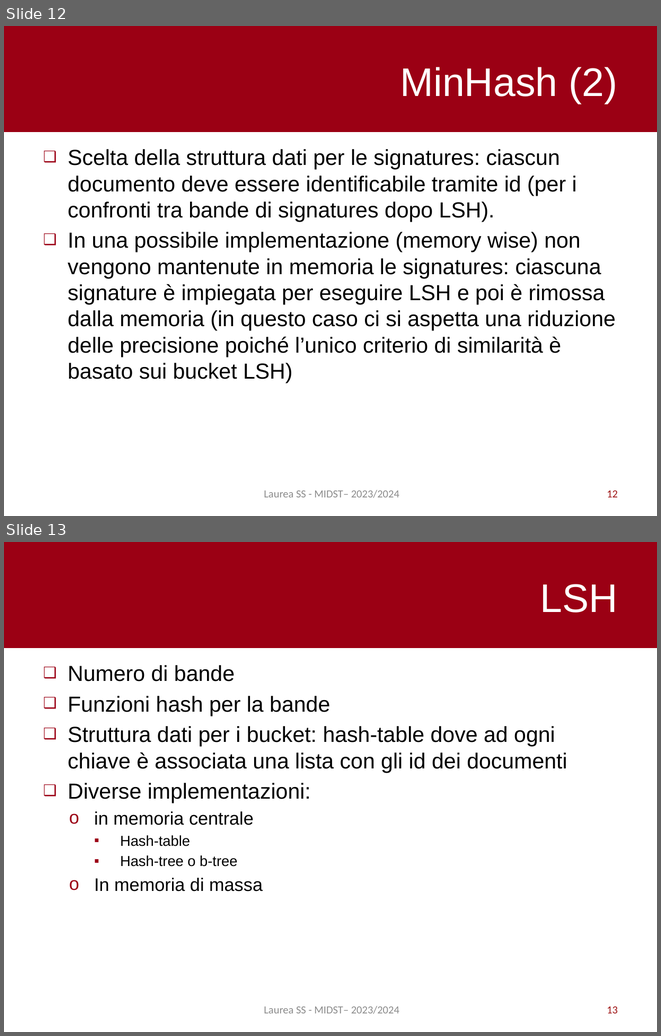
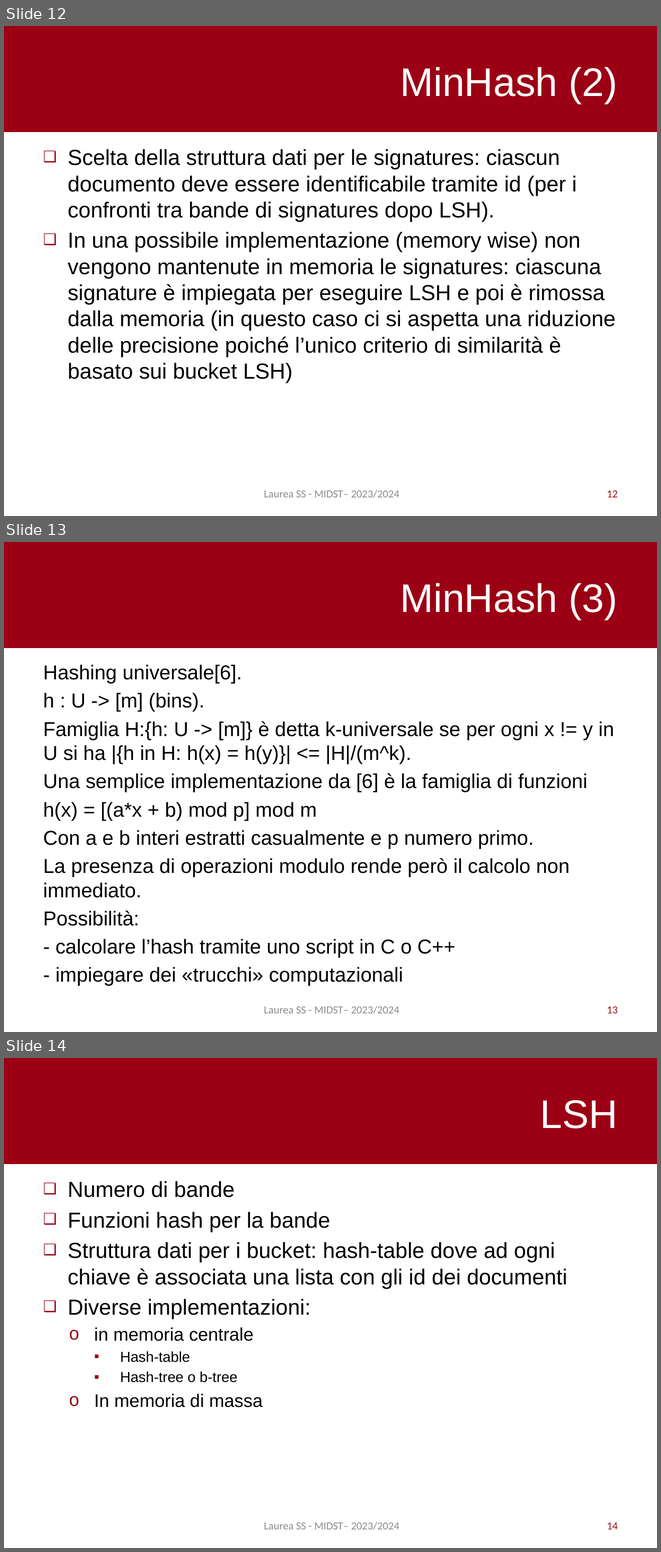
Before and after one commit to pietro-stangherlin/near_duplicate_doc_lsh, a slide deck: slides/ita/slides_ita.pptx. Shown one above the other, each under a label of ours: slides 12 and 13 before the commit, slides 12, 13 and 14 after it. The pictures are 661x1036 and 661x1552 pixels, drawn with LibreOffice and Linux fonts; fonts in the diff are those of the drawing. Boxes give left, top, right and bottom in pixels: in the first picture for what was removed or moved away, otherwise in the second. Text is boxed around its words. In the diff, an @@ line names an element or a change of style, - is before the commit and + after.

Commit message:
added c++ based hash functions

```diff
--- a/slides/ita/slides_ita.pptx
+++ b/slides/ita/slides_ita.pptx
@@ slide 13 added at (x1=4, y1=542, x2=657, y2=1032), background #FFFFFF; not listed: 1 template element that a slide beside it also shows @@
@@ title added at (x1=400, y1=583, x2=618, y2=619), 44 pt, text #FFFFFF @@
+MinHash (3)
@@ text added at (x1=43, y1=664, x2=615, y2=985), 22.2 pt, text #000000 @@
+Hashing universale[6].
+h : U -> [m] (bins).
+Famiglia H:{h: U -> [m]} è detta k-universale se per ogni x != y in U si ha |{h in H: h(x) = h(y)}| <= |H|/(m^k).
+Una semplice implementazione da [6] è la famiglia di funzioni
+h(x) = [(a*x + b) mod p] mod m
+Con a e b interi estratti casualmente e p numero primo.
+La presenza di operazioni modulo rende però il calcolo non immediato.
+Possibilità:
+- calcolare l’hash tramite uno script in C o C++
+- impiegare dei «trucchi» computazionali
@@ text added at (x1=264, y1=1006, x2=399, y2=1014), 12 pt, text #8C8C8C @@
+Laurea SS - MIDST– 2023/2024
@@ page number added at (x1=607, y1=1006, x2=618, y2=1013), 12 pt, text #9E1213 @@
+13
@@ what was slide 13 is now slide 14 @@
@@ page number at (x1=607, y1=1522, x2=618, y2=1529): text changed @@
-13
+14
```
Also in this commit, not shown: 7 other files.
